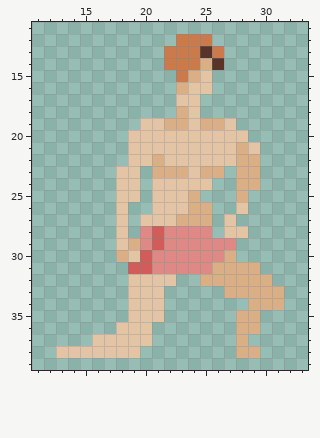
Pixel-art sprite, stored at incendiary.gmx/sprites/images/sUnitMale1_3.png. Above: the version before the commit.
The file is 48x48 pixels. Shown: x 11..33, y 11..39.
Once edited:
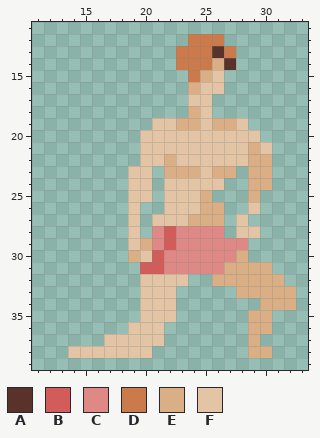
Palette (. is transparent): A #59332a  B #d25c59  C #de8986  D #cb7b4b  E #daaf85  F #e3c4a4
The exact change:
There is now colour A in row 14 at x 27.
The edit turns colour D into colour A in row 13 at x 26.
The edit turns colour C into colour B in rows 28 to 29 at x 22; in rows 30 to 31 at x 21.
There is now colour C in row 28 at x 26; in row 29 at x 28.
The edit turns colour B into colour C in rows 28 to 29 at x 21.
The edit turns colour E into colour C in row 30 at x 27; in row 31 at x 26.
There is now colour D in row 12 at x 26; in row 13 at x 27.
The edit turns colour A into colour D in row 13 at x 25.
The edit turns colour E into colour D in row 14 at x 25; in row 15 at x 24.
There is now colour E in row 22 at x 30; in row 23 at x 27 and 30; in row 24 at x 30; in row 25 at x 25 and 29; in rows 26 to 27 at x 26; in row 30 at x 28.
There is now colour E in row 31 at x 30; in row 32 at x 31; in rows 33 to 34 at x 32; in rows 35 to 36 at x 30; in row 37 at x 29; in row 38 at x 30.
The edit turns colour A into colour E in row 14 at x 26.
The edit turns colour C into colour E in row 29 at x 20.
The edit turns colour F into colour E in row 15 at x 25; in row 16 at x 24; in row 18 at x 24; in row 19 at x 24 and 27; in row 21 at x 29; in row 22 at x 22.
The edit turns colour F into colour E in row 23 at x 24; in row 30 at x 19.
There is now colour F in rows 15 to 16 at x 26; in rows 17 to 18 at x 25; in row 19 at x 28; in row 20 at x 29; in row 21 at x 30; in row 23 at x 20.
There is now colour F in row 24 at x 20 and 26; in row 25 at x 20; in row 26 at x 19 and 29; in row 27 at x 19 and 28; in row 28 at x 19 and 29; in row 32 at x 23.
There is now colour F in rows 33 to 35 at x 22; in rows 36 to 37 at x 21; in row 38 at x 20.
The edit turns colour B into colour F in row 30 at x 20.
The edit turns colour E into colour F in row 19 at x 22 and 25; in row 21 at x 28; in row 22 at x 21 and 28; in row 23 at x 25; in rows 25 to 26 at x 24; in row 27 at x 23.
The edit turns colour E into colour F in row 29 at x 19.
The author cleared colour B in row 31 at x 19.
The author cleared colour C in row 28 at x 20.
The author cleared colour D in row 12 at x 23; in rows 13 to 14 at x 22; in row 15 at x 23.
The author cleared colour E in row 16 at x 23; in row 18 at x 23; in row 23 at x 21 and 28; in rows 24 to 25 at x 28; in row 30 at x 18; in row 32 at x 25.
The author cleared colour E in row 33 at x 27; in row 34 at x 29; in rows 35 to 38 at x 28.
The author cleared colour F in row 17 at x 23; in row 19 at x 20; in rows 20 to 22 at x 19; in row 23 at x 18; in rows 24 to 25 at x 18 and 21; in row 26 at x 18, 21 and 28.
The author cleared colour F in row 27 at x 18, 20 and 27; in row 28 at x 18 and 27; in row 29 at x 18; in rows 32 to 35 at x 19; in row 36 at x 18; in row 37 at x 16.
The author cleared colour F in row 38 at x 13.
